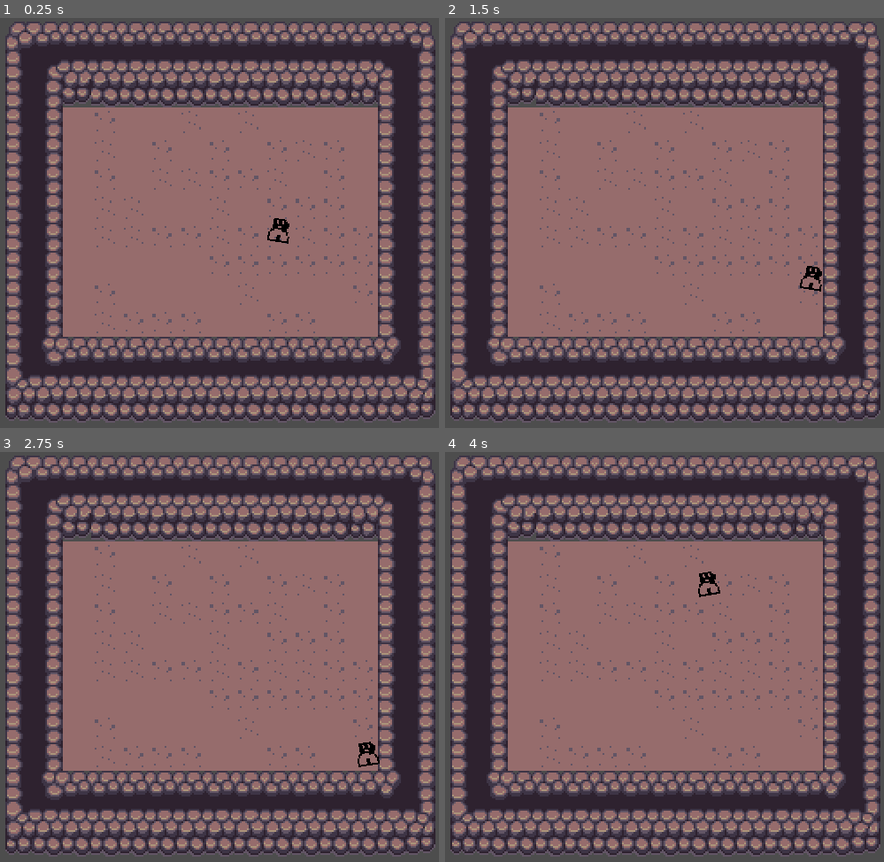
Above: before the commit, frames 1-4 (two rows, left to right).
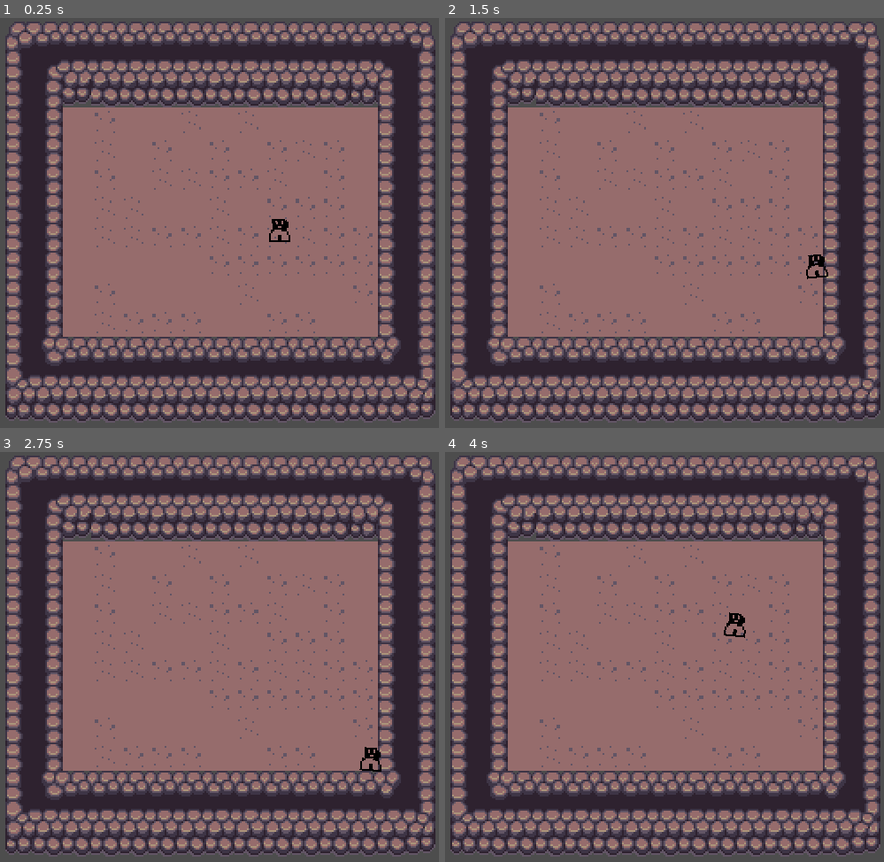
Above: after the commit, the same moments.

Repository: Atlls/project_locroto
Game: Godot game, scene res://scene/mundo.tscn
Two runs of this game, one before a commit and one after it. Both use one fixed random seed, a clock stepped at 60 frames per second and the inputs below.
Inputs:
- Up to frame 1 (0.25 s): no input
- Up to frame 2 (1.5 s): tap Enter (ui_accept) at 0.5, 0.6, 0.77, 1.07, 1.35 s; hold Right (ui_right) 0.53-1.28 s; hold Down (ui_down) from 1.28 s (still down)
- Up to frame 3 (2.75 s): tap Enter (ui_accept) at 1.52, 1.82, 2.1 s; release Down (ui_down) at 2.03 s; hold Right (ui_right) from 2.03 s (still down)
- Up to frame 4 (4 s): release Right (ui_right) at 2.78 s; hold Up (ui_up) 2.78-3.53 s; tap Enter (ui_accept) at 2.85, 3.02, 3.32, 3.6, 3.77 s; hold Left (ui_left) from 3.53 s (still down)

The runs differ from the first frame. In frame 1, less than 0.1% of the frame differs, in the area x 60-67%, y 48-56%; in frame 2, 0.2%; in frame 3, 0.2%; in frame 4, 0.3%, in the area x 57-69%, y 29-46%.

Commit message:
Maquina de estados basico

Diff:
--- a/scene/player.tscn
+++ b/scene/player.tscn
@@ -1,10 +1,10 @@
-[gd_scene load_steps=7 format=3 uid="uid://cn3h62o4vgiqj"]
+[gd_scene load_steps=14 format=3 uid="uid://cn3h62o4vgiqj"]
 
 [ext_resource type="Script" path="res://scripts/person_controler.gd" id="1_or8e5"]
 [ext_resource type="Texture2D" uid="uid://bfjxwdqu3d20a" path="res://assets/char.png" id="2_6inmk"]
 
-[sub_resource type="CircleShape2D" id="CircleShape2D_4v0g0"]
-radius = 6.0
+[sub_resource type="RectangleShape2D" id="RectangleShape2D_6liug"]
+size = Vector2(7.5, 10)
 
 [sub_resource type="Animation" id="Animation_ujiq2"]
 length = 0.001
@@ -18,11 +18,27 @@
 "times": PackedFloat32Array(0),
 "transitions": PackedFloat32Array(1),
 "update": 0,
-"values": [-0.164061]
+"values": [-0.0936535]
 }
 
-[sub_resource type="Animation" id="Animation_oagth"]
-resource_name = "siu"
+[sub_resource type="Animation" id="Animation_hfswo"]
+resource_name = "idle"
+loop_mode = 1
+tracks/0/type = "value"
+tracks/0/imported = false
+tracks/0/enabled = true
+tracks/0/path = NodePath("Sprite2D:rotation")
+tracks/0/interp = 1
+tracks/0/loop_wrap = true
+tracks/0/keys = {
+"times": PackedFloat32Array(0, 0.81),
+"transitions": PackedFloat32Array(1, 1),
+"update": 0,
+"values": [-0.0522201, 0.00870369]
+}
+
+[sub_resource type="Animation" id="Animation_w0yv4"]
+resource_name = "run"
 loop_mode = 1
 tracks/0/type = "value"
 tracks/0/imported = false
@@ -32,29 +48,63 @@
 tracks/0/loop_wrap = true
 tracks/0/keys = {
 "times": PackedFloat32Array(0, 0.5),
-"transitions": PackedFloat32Array(0.153893, 0.153893),
+"transitions": PackedFloat32Array(0.164939, 0.164939),
 "update": 0,
-"values": [-0.164061, 0.164061]
+"values": [-0.0936535, 0.0942478]
 }
 
 [sub_resource type="AnimationLibrary" id="AnimationLibrary_kl7ql"]
 _data = {
 "RESET": SubResource("Animation_ujiq2"),
-"siu": SubResource("Animation_oagth")
+"idle": SubResource("Animation_hfswo"),
+"run": SubResource("Animation_w0yv4")
 }
+
+[sub_resource type="AnimationNodeAnimation" id="AnimationNodeAnimation_pd77c"]
+animation = &"idle"
+
+[sub_resource type="AnimationNodeAnimation" id="AnimationNodeAnimation_4xsr2"]
+animation = &"run"
+
+[sub_resource type="AnimationNodeStateMachineTransition" id="AnimationNodeStateMachineTransition_58j6e"]
+advance_mode = 2
+
+[sub_resource type="AnimationNodeStateMachineTransition" id="AnimationNodeStateMachineTransition_pdqvg"]
+advance_mode = 2
+advance_condition = &"run"
+
+[sub_resource type="AnimationNodeStateMachineTransition" id="AnimationNodeStateMachineTransition_a86ic"]
+advance_mode = 2
+advance_condition = &"idle"
+
+[sub_resource type="AnimationNodeStateMachine" id="AnimationNodeStateMachine_gfhn6"]
+states/End/position = Vector2(1205, 69)
+states/Start/position = Vector2(156, 262)
+states/idle/node = SubResource("AnimationNodeAnimation_pd77c")
+states/idle/position = Vector2(321, 262)
+states/run/node = SubResource("AnimationNodeAnimation_4xsr2")
+states/run/position = Vector2(501, 262)
+transitions = ["Start", "idle", SubResource("AnimationNodeStateMachineTransition_58j6e"), "idle", "run", SubResource("AnimationNodeStateMachineTransition_pdqvg"), "run", "idle", SubResource("AnimationNodeStateMachineTransition_a86ic")]
 
 [node name="CharacterBody2D" type="CharacterBody2D"]
 script = ExtResource("1_or8e5")
 
 [node name="Sprite2D" type="Sprite2D" parent="."]
 position = Vector2(0, -4)
-rotation = -0.164061
+rotation = -0.0936535
 texture = ExtResource("2_6inmk")
 
 [node name="CollisionShape2D" type="CollisionShape2D" parent="."]
-shape = SubResource("CircleShape2D_4v0g0")
+position = Vector2(0, -2)
+shape = SubResource("RectangleShape2D_6liug")
 
 [node name="AnimationPlayer" type="AnimationPlayer" parent="."]
 libraries = {
 "": SubResource("AnimationLibrary_kl7ql")
 }
+
+[node name="AnimationTree" type="AnimationTree" parent="."]
+tree_root = SubResource("AnimationNodeStateMachine_gfhn6")
+anim_player = NodePath("../AnimationPlayer")
+parameters/conditions/idle = true
+parameters/conditions/run = true
--- a/scripts/person_controler.gd
+++ b/scripts/person_controler.gd
@@ -3,9 +3,19 @@
 # Velocidad del dash
 var dash_speed = 400
 
+@onready var maquina_estados: AnimationTree = $AnimationTree
+
 # Llamado cuando el nodo entra en el árbol de la escena por primera vez.
 func _ready() -> void:
-	$AnimationPlayer.play('siu')
+	$AnimationPlayer.play('idle')
+
+func e_run(active:bool):
+	maquina_estados['parameters/conditions/run'] = active
+	maquina_estados['parameters/conditions/idle'] = not active
+
+func e_idle(active:bool):
+	maquina_estados['parameters/conditions/run'] = not active
+	maquina_estados['parameters/conditions/idle'] = active
 
 # Llamado cada frame. 'delta' es el tiempo transcurrido desde el frame anterior.
 func _physics_process(delta: float) -> void:
@@ -13,8 +23,9 @@
 
 	velocity = direction * 100
 
-	# Detectar dash
-	if Input.is_action_just_pressed('ui_accept'):
-		velocity += direction * dash_speed
+	if direction:
+		e_run(true)
+	else:
+		e_idle(true)
 
 	move_and_slide()
